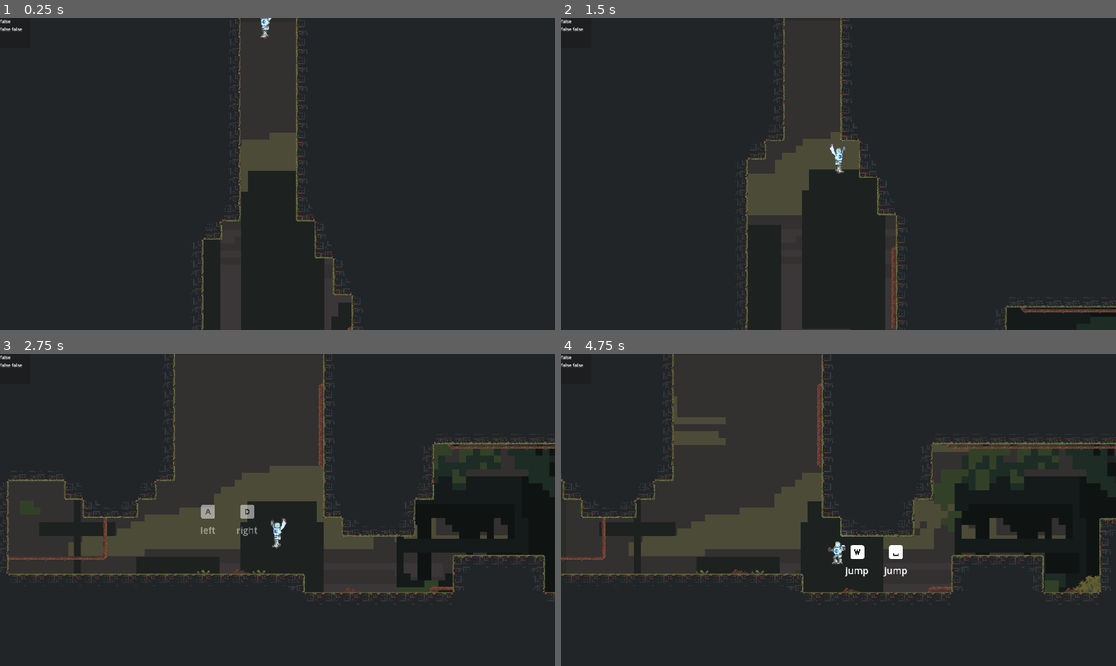
Above: before the commit, frames 1-4 (two rows, left to right).
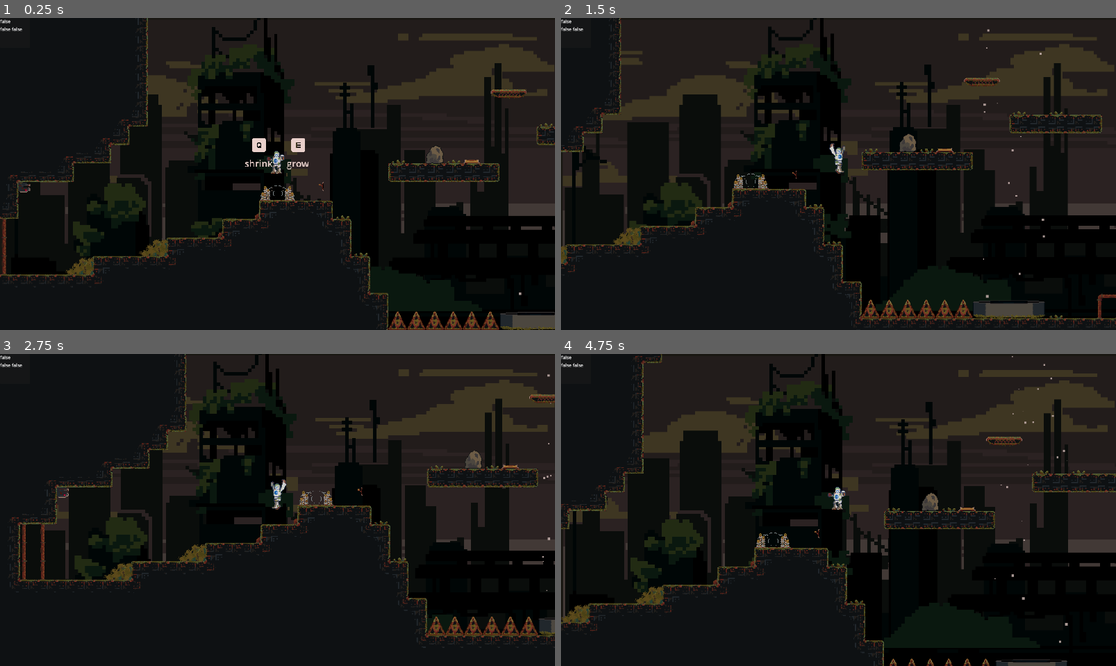
Above: after the commit, the same moments.

Repository: DevFTB/GMTK2024
Game: Godot game, scene res://main.tscn
Same seed, same stepped clock (60 frames per second), same inputs: the game is played once before the commit and once after it. Before the commit the project starts from res://level/level_tester.tscn.
Inputs:
- Up to frame 1 (0.25 s): no input
- Up to frame 2 (1.5 s): hold F (interact) 0.53-1.28 s; hold D (move_right) from 0.53 s (still down); tap Space (jump) at 0.77 s; tap F (interact) at 1.35 s
- Up to frame 3 (2.75 s): tap Space (jump) at 1.52 s; release D (move_right) at 2.03 s; hold A (move_left) from 2.03 s (still down); hold F (interact) from 2.03 s (still down)
- Up to frame 4 (4.75 s): release A (move_left) at 2.78 s; release F (interact) at 2.78 s; hold D (move_right) 2.78-4.28 s; tap F (interact) at 2.85, 4.35 s; tap Space (jump) at 3.02, 3.77, 4.52 s; hold F (interact) 3.53-4.28 s; hold A (move_left) from 4.28 s (still down)

The runs differ from the first frame. In frame 1, 45% of the frame differs, in the area x 0-100%, y 0-100%; in frame 2, 48%; in frame 3, 40%; in frame 4, 50%.

Commit message:
fix and COMMIT TO MAIN YEAH I KNOW ITS CRAZY WOOOOOOOOOOOOOOOOOOOOOOOOOO

Diff:
--- a/level/components/spikes/spike.tscn
+++ b/level/components/spikes/spike.tscn
@@ -11,7 +11,6 @@
 texture = ExtResource("1_rtqbf")
 centered = false
 offset = Vector2(0, -32)
-region_enabled = true
 region_rect = Rect2(0, 0, 160, 32)
 
 [node name="DeathArea" type="Area2D" parent="."]
--- a/project.godot
+++ b/project.godot
@@ -11,7 +11,7 @@
 [application]
 
 config/name="GMTK2024"
-run/main_scene="res://level/level_tester.tscn"
+run/main_scene="res://main.tscn"
 config/features=PackedStringArray("4.3", "Forward Plus")
 
 [display]
